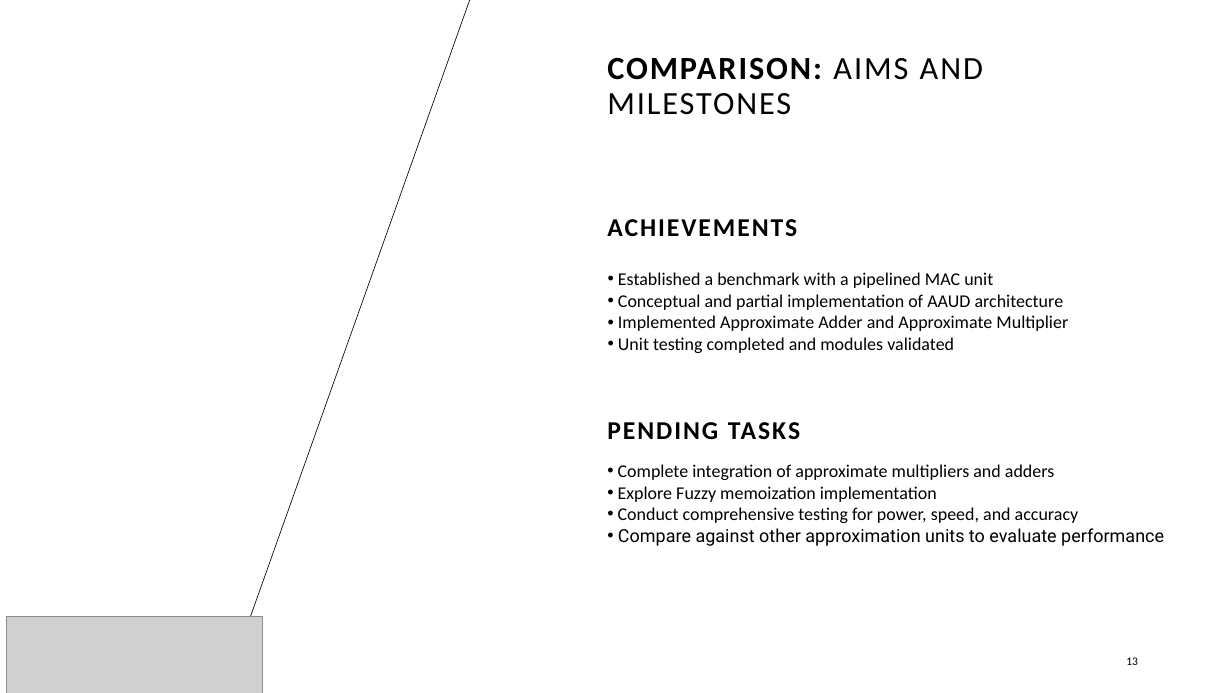
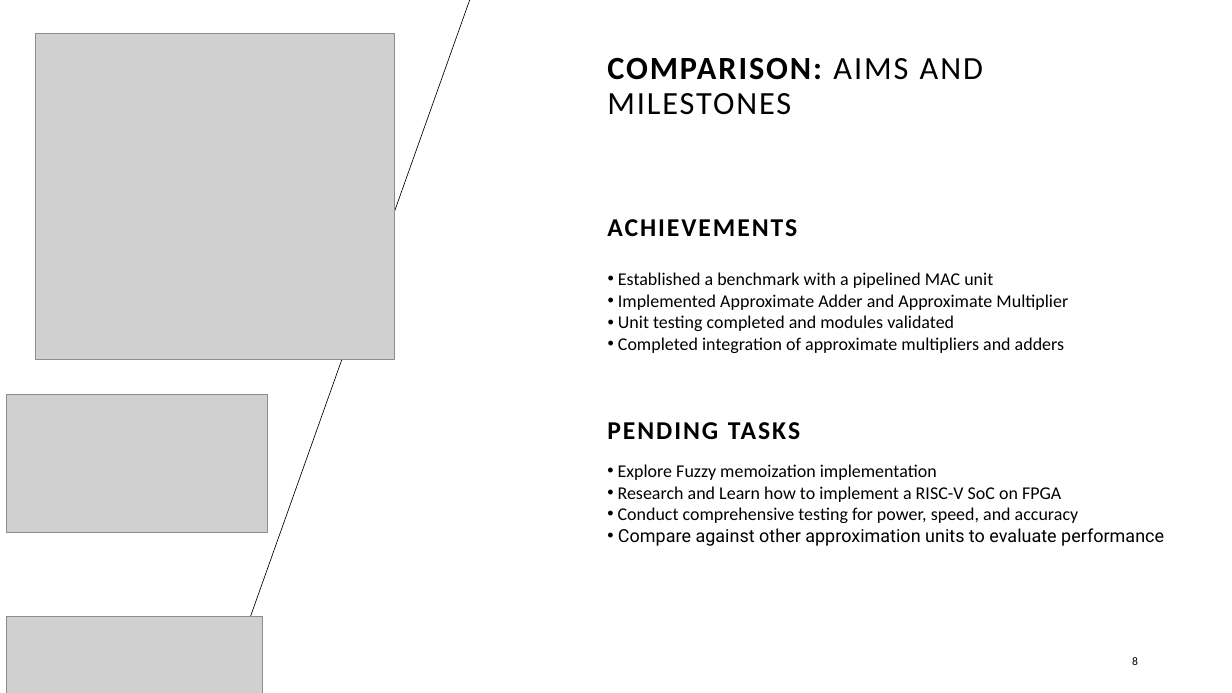
Before and after one commit to AmaanMujawar/EEE381_IIP-Hardware-Accelerator-for-RISCV-Processor, a slide deck: slide 8 of Documents/Public Engagement/PublicEngagementActivity.pptx (slide 13 before the commit). Drawn at 1232x693 pixels with LibreOffice and Linux fonts; fonts in the diff are those of the drawing; grey boxes stand for pictures; background and template pictures are left out. Boxes give left, top, right and bottom in pixels: in the first picture for what was removed or moved away, otherwise in the second. Text is boxed around its words. In the diff, an @@ line names an element or a change of style, - is before the commit and + after.

```diff
--- a/Documents/Public Engagement/PublicEngagementActivity.pptx
+++ b/Documents/Public Engagement/PublicEngagementActivity.pptx
@@ picture added at <box>35,34,395,360</box> @@
@@ text at <box>618,294,1064,310</box>: paragraph removed @@
-• Conceptual and partial implementation of AAUD architecture
@@ text at <box>618,337,1064,353</box>: paragraph added @@
+• Completed integration of approximate multipliers and adders
@@ picture added at <box>6,395,267,533</box> @@
@@ text at <box>618,464,1054,480</box>: paragraph removed @@
-• Complete integration of approximate multipliers and adders
@@ text at <box>618,486,1061,502</box>: paragraph added @@
+• Research and Learn how to implement a RISC-V SoC on FPGA
@@ page number at <box>1132,657,1138,665</box>: text changed @@
-13
+8
```
Also in this commit, not shown: 3 other slides changed, 4 slides removed.
